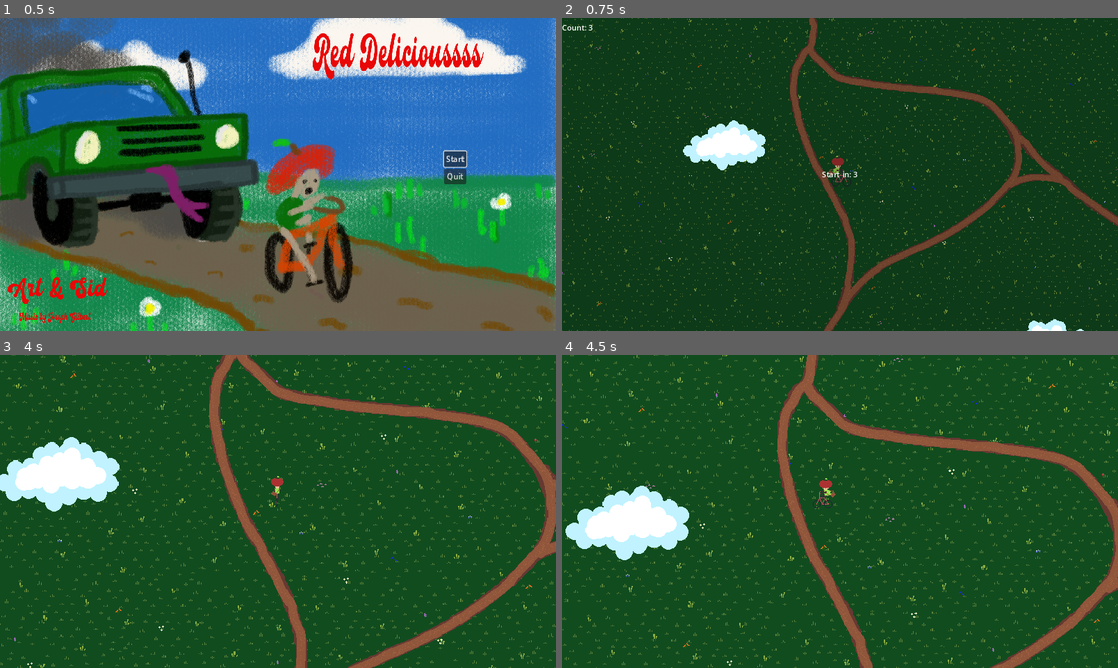
Above: before the commit, frames 1-4 (two rows, left to right).
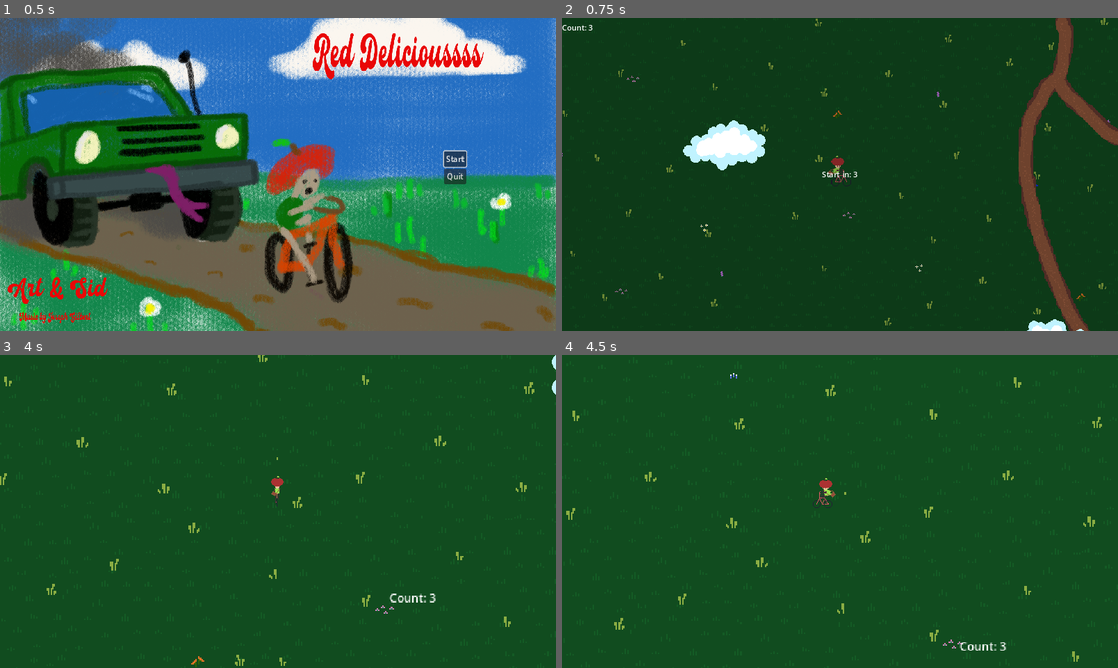
Above: after the commit, the same moments.

Repository: ScottArtCarlson/projectEkans
Game: Godot game, scene res://Scenes/start_menu.tscn
Two runs of this game, one before a commit and one after it. Both use one fixed random seed, a clock stepped at 60 frames per second and the inputs below.
Inputs:
- Up to frame 1 (0.5 s): no input
- Up to frame 2 (0.75 s): click "Start" at 0.5 s
- Up to frame 3 (4 s): tap Enter at 1.25, 2.75 s; hold D (right) 1.28-2.03 s; tap Space (action) at 1.35, 2, 2.1, 2.85, 3.5, 3.6 s; hold S (down) 2.03-2.78 s; hold D (right) 2.78-3.53 s; hold W (up) from 3.53 s (still down)
- Up to frame 4 (4.5 s): release W (up) at 4.28 s; hold A (left) from 4.28 s (still down); tap Space (action) at 4.35 s

Frame 1 is identical in both runs. In frame 2, 11% of the frame differs, in the area x 0-100%, y 0-100%; in frame 3, 14%; in frame 4, 13%.

Commit message:
doubled the grass size

Diff:
--- a/Scenes/world.tscn
+++ b/Scenes/world.tscn
@@ -5,7 +5,7 @@
 [ext_resource type="PackedScene" uid="uid://cexq5kww3hohm" path="res://Scenes/snake.tscn" id="2_1pave"]
 [ext_resource type="PackedScene" uid="uid://crawbr77u2yx0" path="res://Scenes/snake_segment.tscn" id="4_iyujy"]
 [ext_resource type="PackedScene" uid="uid://cy2eyhxfkjif7" path="res://Scenes/level_completed.tscn" id="5_qe0tg"]
-[ext_resource type="Texture2D" uid="uid://bbdojwwhcwb1t" path="res://Assets/LargeBackground-Grass.png" id="6_6aap7"]
+[ext_resource type="Texture2D" uid="uid://c61pybpi1j12o" path="res://Assets/LargeBackground-Grassx2.png" id="6_6va5r"]
 [ext_resource type="Texture2D" uid="uid://dngtxx6scqt58" path="res://Assets/LargeBackground-Clouds.png" id="7_g61yn"]
 [ext_resource type="AudioStream" uid="uid://bu5dsl0ju3i0p" path="res://Assets/Etirwer (Looped).mp3" id="8_kovc6"]
 [ext_resource type="AudioStream" uid="uid://7wv1cp68et5y" path="res://Assets/impactBell_heavy_002.ogg" id="9_txn1h"]
@@ -75,7 +75,6 @@
 script = ExtResource("1_pepnt")
 
 [node name="Player" parent="." groups=["Player"] instance=ExtResource("1_pdc8r")]
-position = Vector2(568, 296)
 
 [node name="SnakeContainer" type="Node" parent="."]
 
@@ -121,10 +120,10 @@
 
 [node name="ParallaxLayerGrass" type="ParallaxLayer" parent="CanvasLayer/ParallaxBackground"]
 texture_repeat = 3
-motion_mirroring = Vector2(2000, 2000)
+motion_mirroring = Vector2(4000, 4000)
 
 [node name="Sprite2D" type="Sprite2D" parent="CanvasLayer/ParallaxBackground/ParallaxLayerGrass"]
-texture = ExtResource("6_6aap7")
+texture = ExtResource("6_6va5r")
 centered = false
 
 [node name="ParallaxForeground" type="ParallaxBackground" parent="CanvasLayer"]
Binary file changed: Assets/LargeBackground-Grass.aseprite
Binary file changed: Assets/LargeBackground-Grass.png
Binary file added: Assets/LargeBackground-Grassx2.png
Not shown, added: Assets/LargeBackground-Grassx2.png.import
